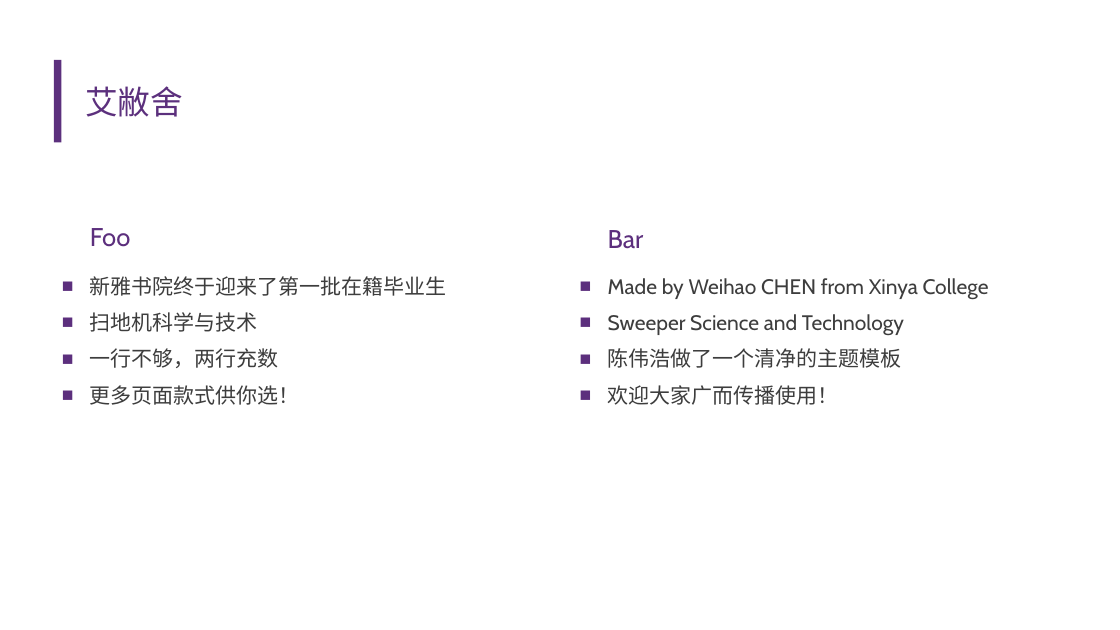
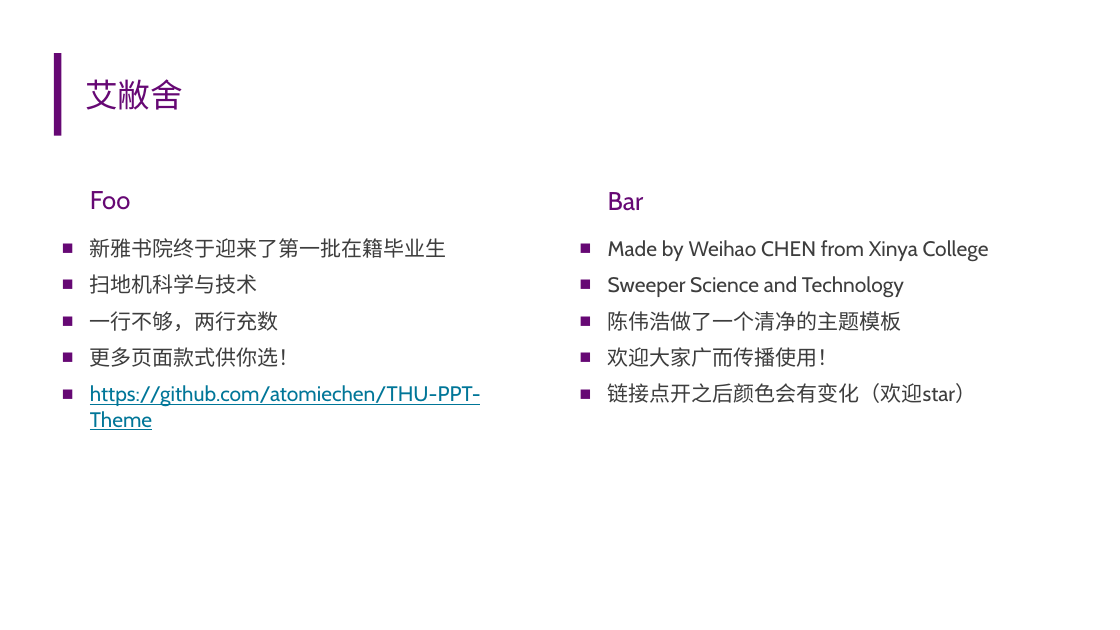
Before and after one commit to atomiechen/THU-PPT-Theme, a slide deck: slide 4 of 清华简约主题-扁平-16-9.pptx. Drawn at 1120x630 pixels with LibreOffice and Linux fonts; fonts in the diff are those of the drawing; background and template pictures are left out. Boxes give left, top, right and bottom in pixels: in the first picture for what was removed or moved away, otherwise in the second. Text is boxed around its words. In the diff, an @@ line names an element or a change of style, - is before the commit and + after.

Commit message:
Major update: 对于浅色背景模板，根据《清华大学视觉形象识别系统手册》，纠正清华主题色，使用校徽校名矢量图

```diff
--- a/清华简约主题-扁平-16-9.pptx
+++ b/清华简约主题-扁平-16-9.pptx
@@ rectangle added at [54, 53, 61, 135], fill #660874 @@
@@ title "艾敝舍": place and size @@
-title "艾敝舍" at [85, 86, 183, 117]
+title "艾敝舍" at [85, 79, 183, 110]
@@ title "艾敝舍" at [85, 79, 183, 110]: text colour #5C307D to #660874 @@
@@ rounded rectangle removed at [54, 60, 61, 142] @@
@@ text "Foo" at [90, 191, 130, 210]: text colour #5C2F7D to #660874 @@
@@ text "Bar" at [608, 192, 644, 211]: text colour #5C2F7D to #660874 @@
@@ text at [90, 238, 447, 367]: bullet colour #5C2F7D to #660874 @@
@@ 4 texts: place and size @@
-4 texts at [90, 228, 989, 405]
+4 texts at [90, 191, 989, 430]
@@ text at [608, 240, 989, 367]: bullet colour #5C2F7D to #660874 @@
@@ text at [90, 385, 481, 430]: paragraph added @@
+■ https://github.com/atomiechen/THU-PPT-Theme
@@ text at [608, 383, 977, 403]: paragraph added @@
+■ 链接点开之后颜色会有变化（欢迎star）
```
Also in this commit, not shown: 8 other slides changed, 4 other files.
